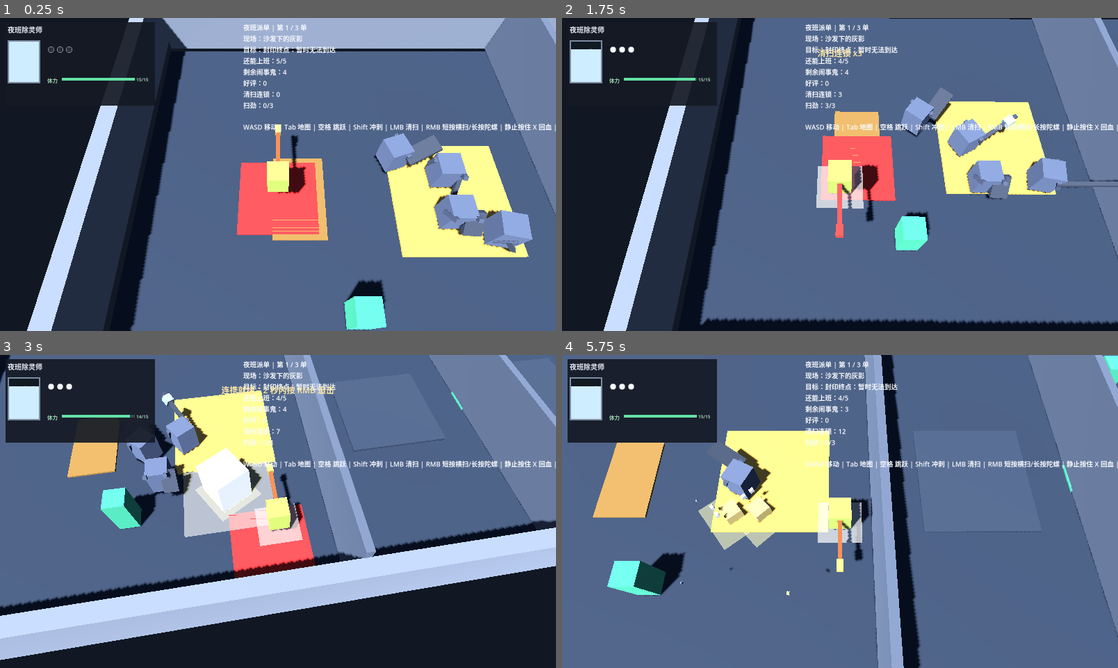
Above: before the commit, frames 1-4 (two rows, left to right).
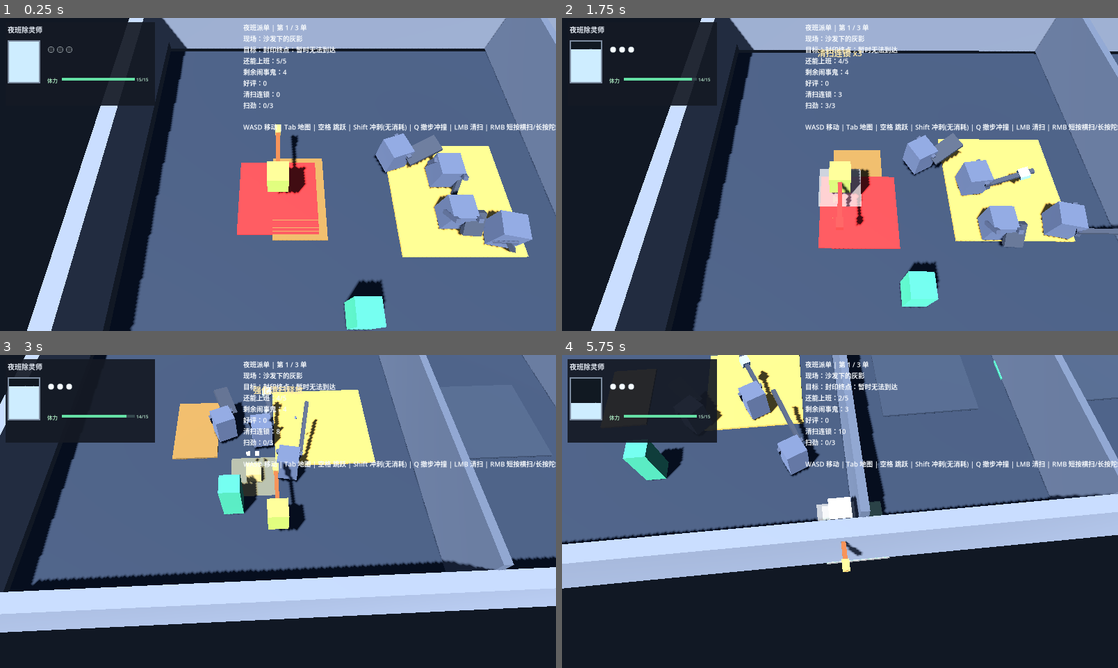
Above: after the commit, the same moments.

Repository: l754121012-afk/Ychuling
Game: Godot game, scene res://scenes/main/V2FirstLoop.tscn
The game is run twice, just before and just after one commit, with the same random seed, the same clock (stepped at 60 frames per second) and the same inputs.
Inputs (mouse positions are in pixels of both pictures, inside the frame that each line leads up to):
- Up to frame 1 (0.25 s): no input
- Up to frame 2 (1.75 s): tap Enter (confirm) at 0.5 s; move the mouse to (962, 158) at 0.52 s; hold D (move_right) 0.53-1.28 s; tap Shift (dash) at 0.6 s; click (962, 158) at 0.67 s; tap Space (jump) at 0.77, 1.52 s; tap E (interact) at 0.8, 1.35 s; move the mouse to (728, 190) at 1.27 s; hold S (move_down) from 1.28 s (still down); tap Q (q_dash_tech, bound only after the commit) at 1.55 s
- Up to frame 3 (3 s): move the mouse to (333, 442) at 2.02 s; release S (move_down) at 2.03 s; hold D (move_right) 2.03-2.78 s; tap Q (q_dash_tech, bound only after the commit) at 2.1 s; tap Shift (dash) at 2.3 s; move the mouse to (250, 574) at 2.77 s; hold W (move_up) from 2.78 s (still down); click (250, 574) at 2.85 s
- Up to frame 4 (5.75 s): tap Space (jump) at 3.02, 3.77, 4.52 s; tap E (interact) at 3.05, 5.3 s; move the mouse to (1006, 558) at 3.52 s; release W (move_up) at 3.53 s; hold A (move_left) 3.53-5.03 s; tap Enter (confirm) at 3.6 s; tap Q (q_dash_tech, bound only after the commit) at 3.8 s; move the mouse to (673, 464) at 4.27 s; tap Shift (dash) at 4.35 s; move the mouse to (867, 511) at 5.02 s; hold S (move_down) from 5.03 s (still down); hold X (heal) from 5.03 s (still down); click (867, 511) at 5.17 s

The runs differ from the first frame. In frame 1, 0.5% of the frame differs, in the area x 68-100%, y 33-37%; in frame 2, 27%; in frame 3, 48%; in frame 4, 68%, in the area x 0-100%, y 0-100%.

Commit message:
fix(v2): seal endpoint feedback, Q backstep charge, boss ground snap

Diff:
--- a/project/scripts/actors/TestGhost.gd
+++ b/project/scripts/actors/TestGhost.gd
@@ -119,6 +119,8 @@
 func _physics_process(delta: float) -> void:
 	if state == State.SENDING:
 		return
+	global_position.y = 0.0
+	velocity.y = 0.0
 	if _chain_tag_time > 0.0:
 		_chain_tag_time = maxf(0.0, _chain_tag_time - delta)
 	if _damage_window_time > 0.0:
--- a/project/scripts/main/M2RouteLab.gd
+++ b/project/scripts/main/M2RouteLab.gd
@@ -66,6 +66,8 @@
 var _final_started := false
 var _shift_done := false
 var _boss_key_granted := false
+var _target_prompt_shown := false
+var _target_auto_timer := 0.0
 var _seal_gate
 var _target_marker: MeshInstance3D
 var _has_night_stamp := false
@@ -106,8 +108,14 @@
 	_camera.global_position = _camera.global_position.lerp(camera_target, blend)
 	_camera.look_at(_player.global_position + Vector3.UP, Vector3.UP)
 	if _boss_key_granted and not _shift_done:
-		if is_instance_valid(_target_marker) and absf(_player.global_position.x - _target_marker.global_position.x) < 2.5 and Input.is_action_just_pressed("interact"):
-			_finish_shift()
+		var near_target := is_instance_valid(_target_marker) and absf(_player.global_position.x - _target_marker.global_position.x) < 2.5
+		if near_target:
+			if not _target_prompt_shown:
+				_target_prompt_shown = true
+				_show_event("靠近封印终点：按 E 完成封印")
+			_target_auto_timer += delta
+			if Input.is_action_just_pressed("interact") or _target_auto_timer > 1.4:
+				_finish_shift()
 		elif _player.global_position.x > 17.0:
 			_finish_shift()
 	if Input.is_action_just_pressed("interact") and not (_boss_key_granted and absf(_player.global_position.x - 18.0) < 3.0):
@@ -194,6 +202,8 @@
 
 func _start_final_event() -> void:
 	_final_started = true
+	_boss_waiting_npc = false
+	_boss_revealed = true
 	var minion_styles: Array[String] = ["swipe", "pool", "shot"]
 	for index in range(FINAL_MINION_POS.size()):
 		var minion: TestGhost = GhostScript.new()
@@ -236,6 +246,8 @@
 	if _boss_key_granted:
 		return
 	_boss_key_granted = true
+	_target_prompt_shown = false
+	_target_auto_timer = 0.0
 	if is_instance_valid(_seal_gate):
 		_seal_gate.try_open({}, true)
 	_show_event("封印钥匙到手：封印终点已打开，走过去确认收工")
@@ -456,7 +468,7 @@
 		objective_text = "收工 Boss 现身：击败后取得封印钥匙"
 	elif _boss_key_granted:
 		objective_text = "封印终点：已打开，靠近金色柱按 E 确认"
-	_hud_label.text = "夜班派单 | 第 %s 单\n现场：%s\n目标：%s\n还能上班：%d/%d\n剩余闹事鬼：%d\n好评：%d\n清扫连锁：%d\n扫劲：%d/%d\n\nWASD 移动 | Tab 地图 | 空格 跳跃 | Shift 冲刺 | LMB 清扫 | RMB 短按横扫/长按陀螺 | 静止按住 X 回血 | E 互动/送走" % [
+	_hud_label.text = "夜班派单 | 第 %s 单\n现场：%s\n目标：%s\n还能上班：%d/%d\n剩余闹事鬼：%d\n好评：%d\n清扫连锁：%d\n扫劲：%d/%d\n\nWASD 移动 | Tab 地图 | 空格 跳跃 | Shift 冲刺(无消耗) | Q 撤步冲撞 | LMB 清扫 | RMB 短按横扫/长按陀螺 | 静止按住 X 回血 | E 互动/送走" % [
 		stage_text,
 		case_text,
 		objective_text,
--- a/project/scripts/player/PlayerController.gd
+++ b/project/scripts/player/PlayerController.gd
@@ -34,6 +34,11 @@
 const HEAVY_RADIUS_PER_MOMENTUM := 0.75
 const HEAVY_BASE_PUSH := 22.0
 const HEAVY_PUSH_PER_MOMENTUM := 4.0
+const Q_BACKSTEP_SPEED := 9.0
+const Q_BACKSTEP_TIME := 0.12
+const Q_PAUSE_TIME := 0.1
+const Q_FORWARD_SPEED := 20.0
+const Q_FORWARD_TIME := 0.26
 const MAX_MOMENTUM := 3
 const MAX_STAMINA := 15.0
 const DASH_STAMINA_COST := 1.0
@@ -64,6 +69,7 @@
 	SPIN,
 	FOLLOWUP,
 	HEAVY,
+	DASH_TECH,
 }
 
 var _state := State.NORMAL
@@ -93,6 +99,9 @@
 var _heavy_hit_done := false
 var _heavy_radius := HEAVY_BASE_RADIUS
 var _heavy_push_speed := HEAVY_BASE_PUSH
+var _q_phase := 0
+var _q_timer := 0.0
+var _q_dir := Vector3.FORWARD
 var stamina := MAX_STAMINA
 var _stamina_regen_timer := 0.0
 var _defeated := false
@@ -185,6 +194,12 @@
 		move_and_slide()
 		return
 
+	if _state == State.DASH_TECH:
+		_tick_q_tech(delta)
+		_pre_move_velocity = velocity
+		move_and_slide()
+		return
+
 	if _state != State.DASH:
 		var input := Input.get_vector("move_left", "move_right", "move_up", "move_down")
 		var wish := Vector3(input.x, 0.0, input.y)
@@ -203,6 +218,9 @@
 
 		if Input.is_action_just_pressed("dash") and _dash_cooldown <= 0.0 and wish.length_squared() > 0.001:
 			_start_dash(wish.normalized())
+
+		if Input.is_action_just_pressed("q_dash_tech"):
+			_start_q_tech(_facing)
 
 		if Input.is_action_just_pressed("attack") and _attack_cooldown <= 0.0:
 			_start_attack()
@@ -314,13 +332,54 @@
 
 
 func _start_dash(p_dir: Vector3) -> void:
-	if not try_spend_stamina(DASH_STAMINA_COST):
-		return
 	_state = State.DASH
 	_dash_timer = DASH_TIME
 	_dash_cooldown = DASH_COOLDOWN
 	_dash_dir = p_dir
 	velocity = Vector3(p_dir.x * DASH_SPEED, 0.0, p_dir.z * DASH_SPEED)
+
+
+func _start_q_tech(p_dir: Vector3) -> void:
+	if _state != State.NORMAL or not try_spend_stamina(DASH_STAMINA_COST):
+		return
+	var direction := p_dir
+	if direction.length_squared() < 0.001:
+		direction = _facing
+	direction.y = 0.0
+	if direction.length_squared() < 0.001:
+		direction = Vector3.FORWARD
+	_q_dir = direction.normalized()
+	_q_phase = 0
+	_q_timer = Q_BACKSTEP_TIME
+	_state = State.DASH_TECH
+	velocity = -_q_dir * Q_BACKSTEP_SPEED
+
+
+func _tick_q_tech(delta: float) -> void:
+	_q_timer -= delta
+	if _q_phase == 0:
+		velocity.x = -_q_dir.x * Q_BACKSTEP_SPEED
+		velocity.z = -_q_dir.z * Q_BACKSTEP_SPEED
+		if _q_timer <= 0.0:
+			_q_phase = 1
+			_q_timer = Q_PAUSE_TIME
+			velocity.x = 0.0
+			velocity.z = 0.0
+	elif _q_phase == 1:
+		velocity.x = 0.0
+		velocity.z = 0.0
+		if _q_timer <= 0.0:
+			_q_phase = 2
+			_q_timer = Q_FORWARD_TIME
+			velocity.x = _q_dir.x * Q_FORWARD_SPEED
+			velocity.z = _q_dir.z * Q_FORWARD_SPEED
+	elif _q_phase == 2:
+		velocity.x = _q_dir.x * Q_FORWARD_SPEED
+		velocity.z = _q_dir.z * Q_FORWARD_SPEED
+		if _q_timer <= 0.0:
+			_state = State.NORMAL
+			velocity.x = 0.0
+			velocity.z = 0.0
 
 
 func _start_spin_charge() -> void:
@@ -705,6 +764,10 @@
 		_end_followup()
 	elif _state == State.HEAVY:
 		_end_heavy()
+	elif _state == State.DASH_TECH:
+		_state = State.NORMAL
+		velocity.x = 0.0
+		velocity.z = 0.0
 	_state = State.NORMAL
 	_attack_timer = 0.0
 	_dash_timer = 0.0
--- a/project/scripts/systems/GameBootstrap.gd
+++ b/project/scripts/systems/GameBootstrap.gd
@@ -9,6 +9,7 @@
 	_clear_action("jump")
 	_clear_action("attack")
 	_clear_action("spin")
+	_clear_action("q_dash_tech")
 	_clear_action("dash")
 	_clear_action("interact")
 	_clear_action("heal")
@@ -31,6 +32,7 @@
 	_add_mouse("attack", MOUSE_BUTTON_LEFT)
 	_add_joy_button("attack", JOY_BUTTON_X)
 	_add_mouse("spin", MOUSE_BUTTON_RIGHT)
+	_add_key("q_dash_tech", KEY_Q)
 	_add_key("dash", KEY_SHIFT)
 	_add_key("interact", KEY_E)
 	_add_joy_button("interact", JOY_BUTTON_Y)
--- a/project/tests/m2_progression_smoke.gd
+++ b/project/tests/m2_progression_smoke.gd
@@ -14,7 +14,7 @@
 
 	var route: Node = main
 	var steps := 0
-	while not route.get("_shift_done") and steps < 80:
+	while not route.get("_shift_done") and steps < 240:
 		steps += 1
 		var ghosts := get_nodes_in_group("ghosts")
 		if ghosts.is_empty():
@@ -22,6 +22,9 @@
 				route._on_ability_collected("night_stamp")
 			elif route.get("_boss_waiting_npc"):
 				route._start_final_event()
+			elif route.get("_boss_key_granted") and not route.get("_shift_done"):
+				var player := get_first_node_in_group("player")
+				player.global_position = Vector3(18.0, 0.9, 0.0)
 			await process_frame
 			continue
 		for ghost in ghosts:
--- /dev/null
+++ b/project/tests/m2_q_tech_smoke.gd
@@ -0,0 +1,21 @@
+extends SceneTree
+
+
+func _init() -> void:
+	call_deferred("_run")
+
+
+func _run() -> void:
+	var packed: PackedScene = load("res://scenes/main/V2FirstLoop.tscn")
+	var main: Node = packed.instantiate()
+	root.add_child(main)
+	for _frame in range(10):
+		await process_frame
+
+	var player: Node3D = get_first_node_in_group("player")
+	var start_x: float = player.global_position.x
+	player._start_q_tech(Vector3.RIGHT)
+	for _frame in range(80):
+		await process_frame
+	print("Q_TECH start=%s end=%s state=%s stamina=%s" % [start_x, player.global_position.x, player.get("_state"), player.get("stamina")])
+	quit(0 if player.global_position.x > start_x + 1.0 and int(player.get("_state")) == 0 else 1)
Not shown, changed: outputs/M1-RUN.md
